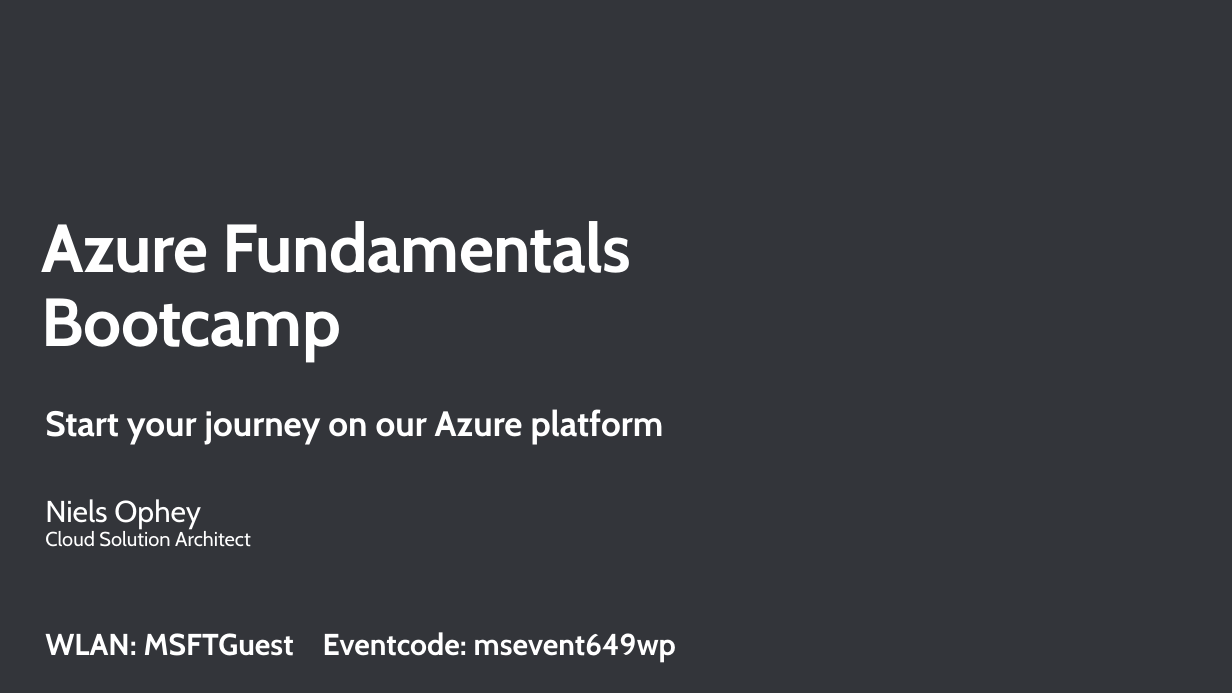
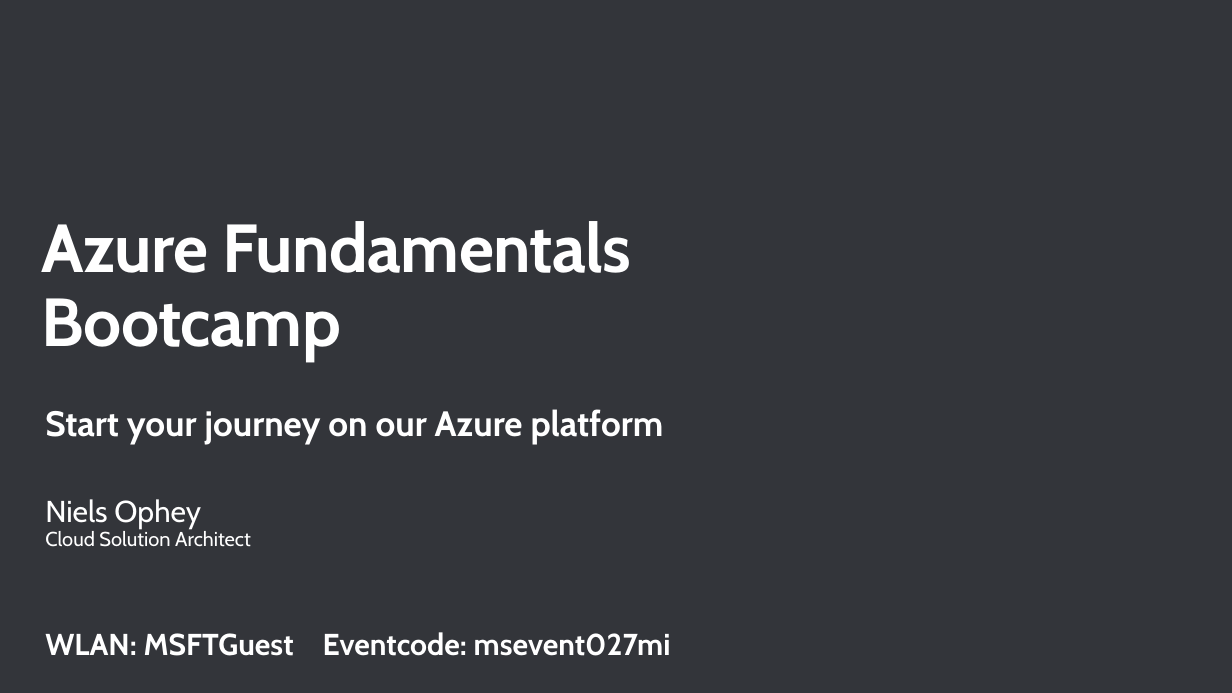
Before and after one commit to CSA-OCP-GER/azure-fundamentals-v2, a slide deck: slide 1 of bootcamp-azure-fundamentels-v2.pptx. Drawn at 1232x693 pixels with LibreOffice and Linux fonts; fonts in the diff are those of the drawing; background and template pictures are left out. Boxes give left, top, right and bottom in pixels: in the first picture for what was removed or moved away, otherwise in the second. Text is boxed around its words. In the diff, an @@ line names an element or a change of style, - is before the commit and + after.

Commit message:
Change PPT

```diff
--- a/bootcamp-azure-fundamentels-v2.pptx
+++ b/bootcamp-azure-fundamentels-v2.pptx
@@ text at (45,632,671,656): text changed @@
-WLAN: MSFTGuest Eventcode: msevent649wp
+WLAN: MSFTGuest Eventcode: msevent027mi
```
Also in this commit, not shown: 1 other slide changed, 1 other file.
